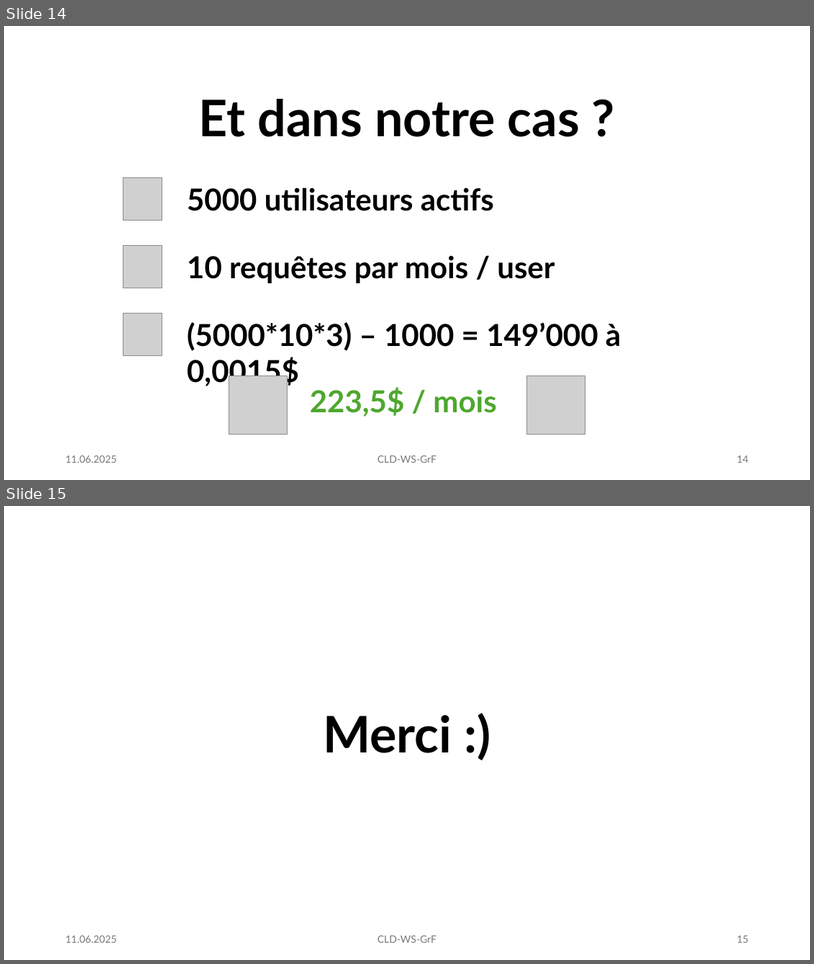
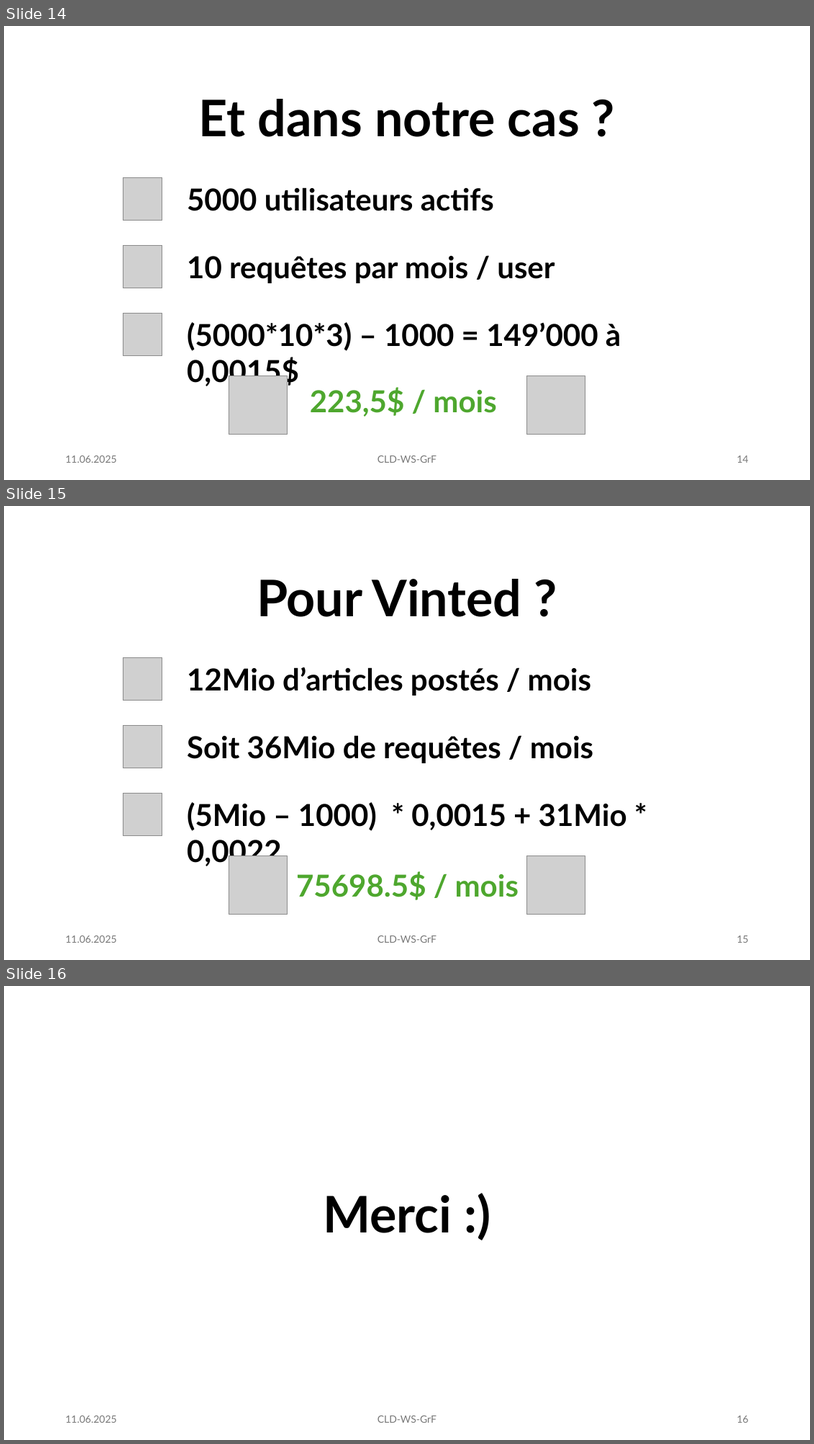
Before and after one commit to ismaelgiovannetti/CLD-WS-GrF, a slide deck: presentation.pptx. Shown one above the other, each under a label of ours: slides 14 and 15 before the commit, slides 14, 15 and 16 after it. The pictures are 814x964 and 814x1444 pixels, drawn with LibreOffice and Linux fonts; fonts in the diff are those of the drawing; grey boxes stand for pictures. Boxes give left, top, right and bottom in pixels: in the first picture for what was removed or moved away, otherwise in the second. Text is boxed around its words. In the diff, an @@ line names an element or a change of style, - is before the commit and + after.

```diff
--- a/presentation.pptx
+++ b/presentation.pptx
@@ slide 15 added at (x1=4, y1=506, x2=810, y2=960), background #FFFFFF @@
@@ text added at (x1=257, y1=579, x2=522, y2=617), 60 pt, text #000000, bold @@
+Pour Vinted ?
@@ group added at (x1=124, y1=657, x2=628, y2=867): 3 texts, 3 pictures @@
+12Mio d’articles postés / mois
+Soit 36Mio de requêtes / mois
+(5Mio – 1000) * 0,0015 + 31Mio * 0,0022
@@ picture added at (x1=229, y1=856, x2=287, y2=914) @@
@@ text added at (x1=296, y1=871, x2=519, y2=900), 36 pt, text #4EA72E, bold @@
+75698.5$ / mois
@@ picture added at (x1=527, y1=856, x2=585, y2=914) @@
@@ text added at (x1=65, y1=935, x2=116, y2=942), 12 pt, text #797979 @@
+11.06.2025
@@ text added at (x1=378, y1=935, x2=437, y2=942), 12 pt, text #797979 @@
+CLD-WS-GrF
@@ page number added at (x1=737, y1=935, x2=748, y2=942), 12 pt, text #797979 @@
+15
@@ what was slide 15 is now slide 16 @@
@@ page number at (x1=737, y1=1415, x2=748, y2=1422): text changed @@
-15
+16
```
Also in this commit, not shown: 1 slide changed.
